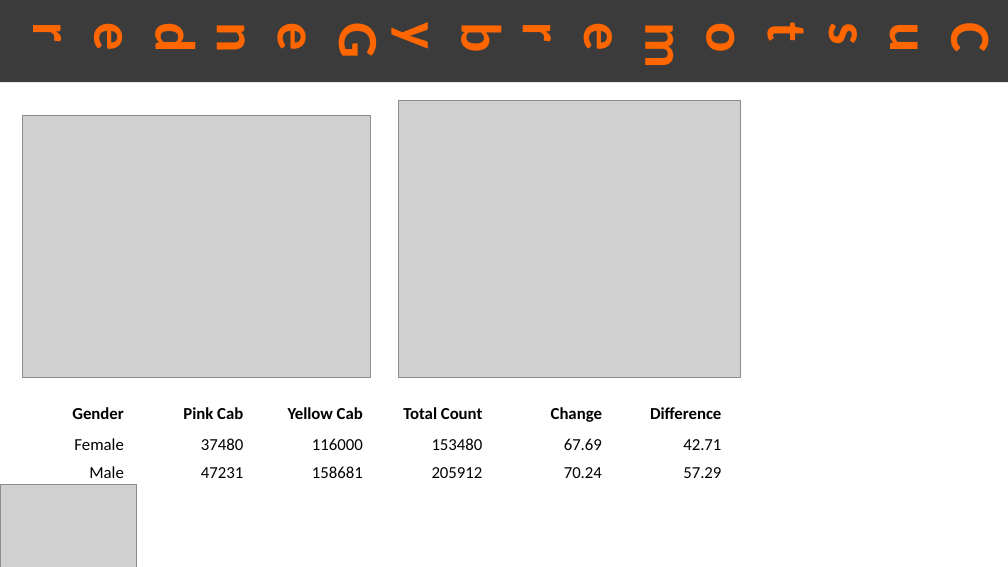
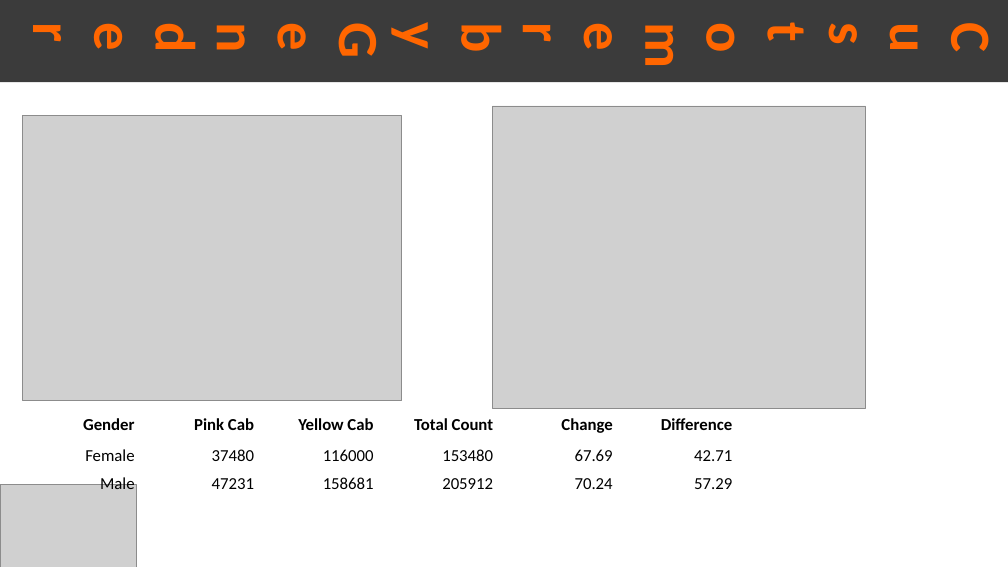
Before and after one commit to anvadev/DataSets, a slide deck: slide 7 of EDA G2M Insight Cab Investment - Presentation.pptx (slide 6 before the commit). Drawn at 1008x567 pixels with LibreOffice and Linux fonts; fonts in the diff are those of the drawing; grey boxes stand for pictures. Boxes give left, top, right and bottom in pixels: in the first picture for what was removed or moved away, otherwise in the second. Text is boxed around its words. In the diff, an @@ line names an element or a change of style, - is before the commit and + after.

```diff
--- a/EDA G2M Insight Cab Investment - Presentation.pptx
+++ b/EDA G2M Insight Cab Investment - Presentation.pptx
@@ picture resized from (x1=23, y1=116, x2=371, y2=378) to (x1=23, y1=116, x2=402, y2=402) @@
@@ picture resized from (x1=399, y1=101, x2=740, y2=377) to (x1=492, y1=106, x2=866, y2=408) @@
@@ table moved from (x1=12, y1=396, x2=729, y2=487) to (x1=23, y1=407, x2=740, y2=498) @@
```
Also in this commit, not shown: 3 slides added, 1 slide removed, 1 other file.
